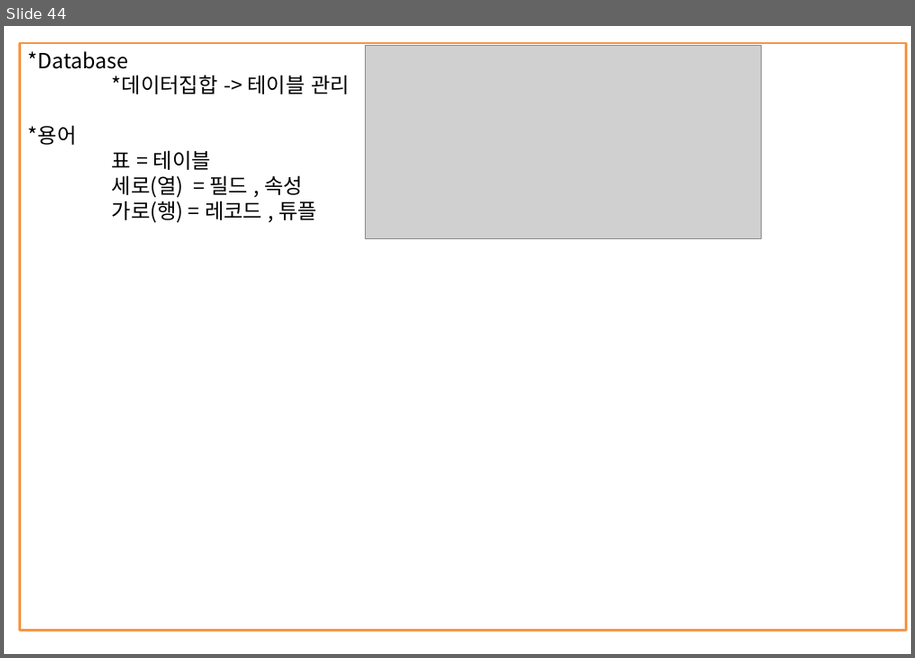
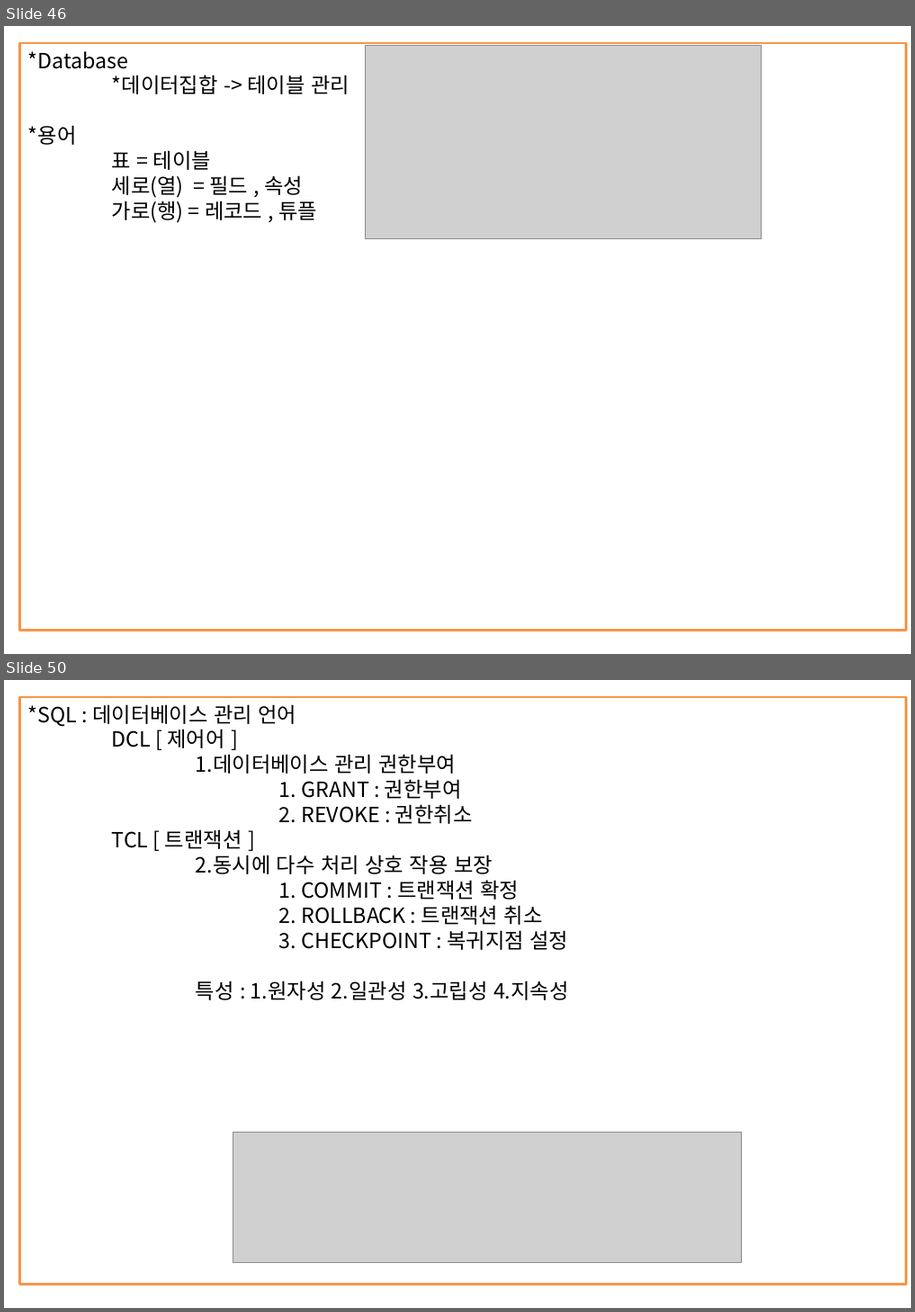
Before and after one commit to itdanja/web_ezen_1, a slide deck: java1/src/정리함/JAVA정리.pptx. Shown one above the other, each under a label of ours: slide 44 before the commit, slides 46 and 50 after it; the slides between them are not shown. The pictures are 915x658 and 915x1312 pixels, drawn with LibreOffice and Linux fonts; fonts in the diff are those of the drawing; grey boxes stand for pictures. Boxes give left, top, right and bottom in pixels: in the first picture for what was removed or moved away, otherwise in the second. Text is boxed around its words. In the diff, an @@ line names an element or a change of style, - is before the commit and + after.

```diff
--- a/java1/src/정리함/JAVA정리.pptx
+++ b/java1/src/정리함/JAVA정리.pptx
@@ slide 50 added at (4,680,911,1308), background #FFFFFF @@
@@ rectangle added at (20,698,906,1285), outline #F79646 2 pt, 18 pt, text #000000 @@
+*SQL : 데이터베이스 관리 언어
+DCL [ 제어어 ]
+1.데이터베이스 관리 권한부여
+1. GRANT : 권한부여
+2. REVOKE : 권한취소
+TCL [ 트랜잭션 ]
+2.동시에 다수 처리 상호 작용 보장
+1. COMMIT : 트랜잭션 확정
+2. ROLLBACK : 트랜잭션 취소
+3. CHECKPOINT : 복귀지점 설정
+특성 : 1.원자성 2.일관성 3.고립성 4.지속성
@@ picture added at (234,1133,741,1262) @@
@@ what was slide 44 is now slide 46 @@
```
Also in this commit, not shown: 4 slides changed, 2 other slides added, 5 other files.
